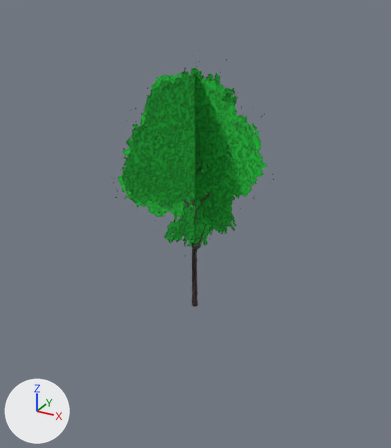
The glTF model apps/web/public/assets/models/env/tree_deciduous_03_far.glb as it was, and as the next commit left it.
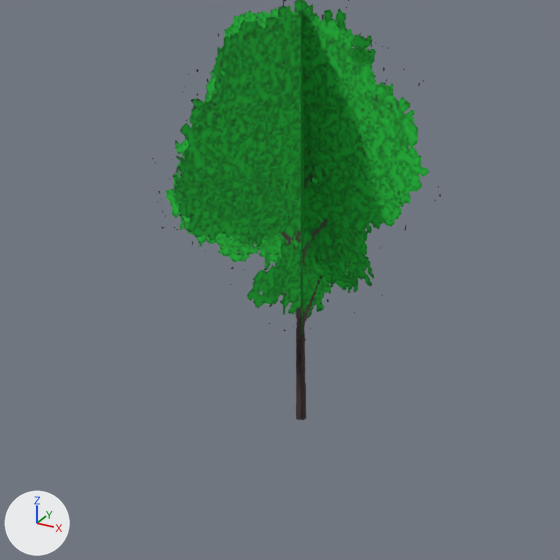
There are two pictures of each version: one whole from a 50 mm lens placed at (4.34, -7.87, 6.09), pointed at (0.12, -0.18, 2.24), one close up on the part from 6% to 87% of the width and 15% to 86% of the height. The lights are fixed; the arrows at lower left show +X, +Y and +Z. The older version's two pictures come first.

The first close-up shows 'env'.
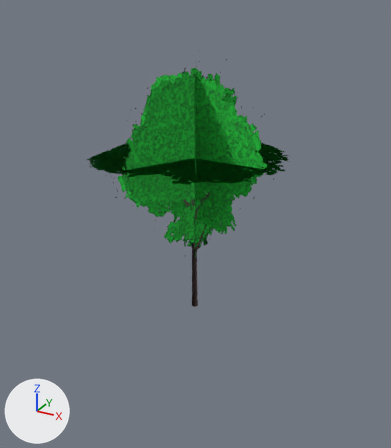
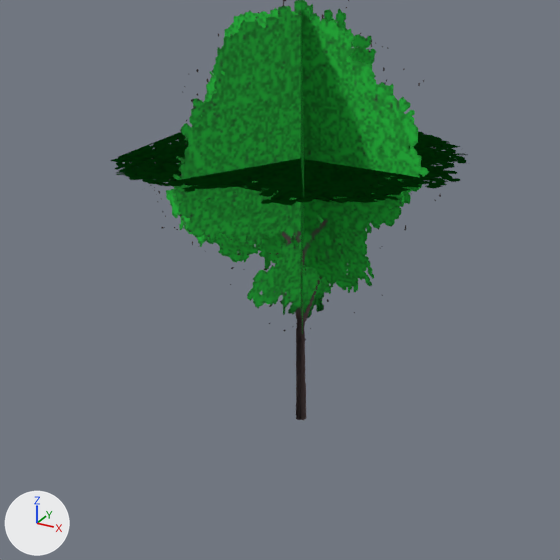
Scene script edits in JSON lines:
```json
{"block": "me_mesh_0", "where": "# used by ob_env; location = (0.0, 0.0, 0.0)"}
{"block": "me_mesh_0", "where": "# verts and faces of me_mesh_0; kept vertices keep their numbers, new ones are numbered from 12"}
{"op": "remove", "block": "me_mesh_0", "code": "me_mesh_0.from_pydata(...)  # 12 vertices, 6 faces; spans x -2.73..2.73, y -2.36..2.36, z 0.0..5.46"}
{"op": "add", "block": "me_mesh_0", "code": "me_mesh_0.from_pydata(...)  # 16 vertices, 8 faces; spans x -2.73..2.73, y -2.36..2.36, z 0.0..5.46"}
{"block": "me_mesh_0", "change": "me_mesh_0 part 1"}
{"op": "add", "block": "me_mesh_0", "code": "verts[12] = (-1.6, 1.6, 3.38)"}
{"op": "add", "block": "me_mesh_0", "code": "verts[13] = (1.6, 1.6, 3.38)"}
{"op": "add", "block": "me_mesh_0", "code": "verts[14] = (1.6, -1.6, 3.38)"}
{"op": "add", "block": "me_mesh_0", "code": "verts[15] = (-1.6, -1.6, 3.38)"}
{"op": "add", "block": "me_mesh_0", "code": "faces += [(12, 13, 14), (12, 14, 15)]"}
```

Where the change shows, as pixel boxes (x1, y1, x2, y2) in the close-ups (560 x 560 px):
```json
{"object": "env", "change": "reshaped", "before": [152, 0, 441, 420], "after": [111, 0, 467, 420]}
{"part": 1, "of": "me_mesh_0", "change": "added", "after": [111, 131, 467, 210]}
```
